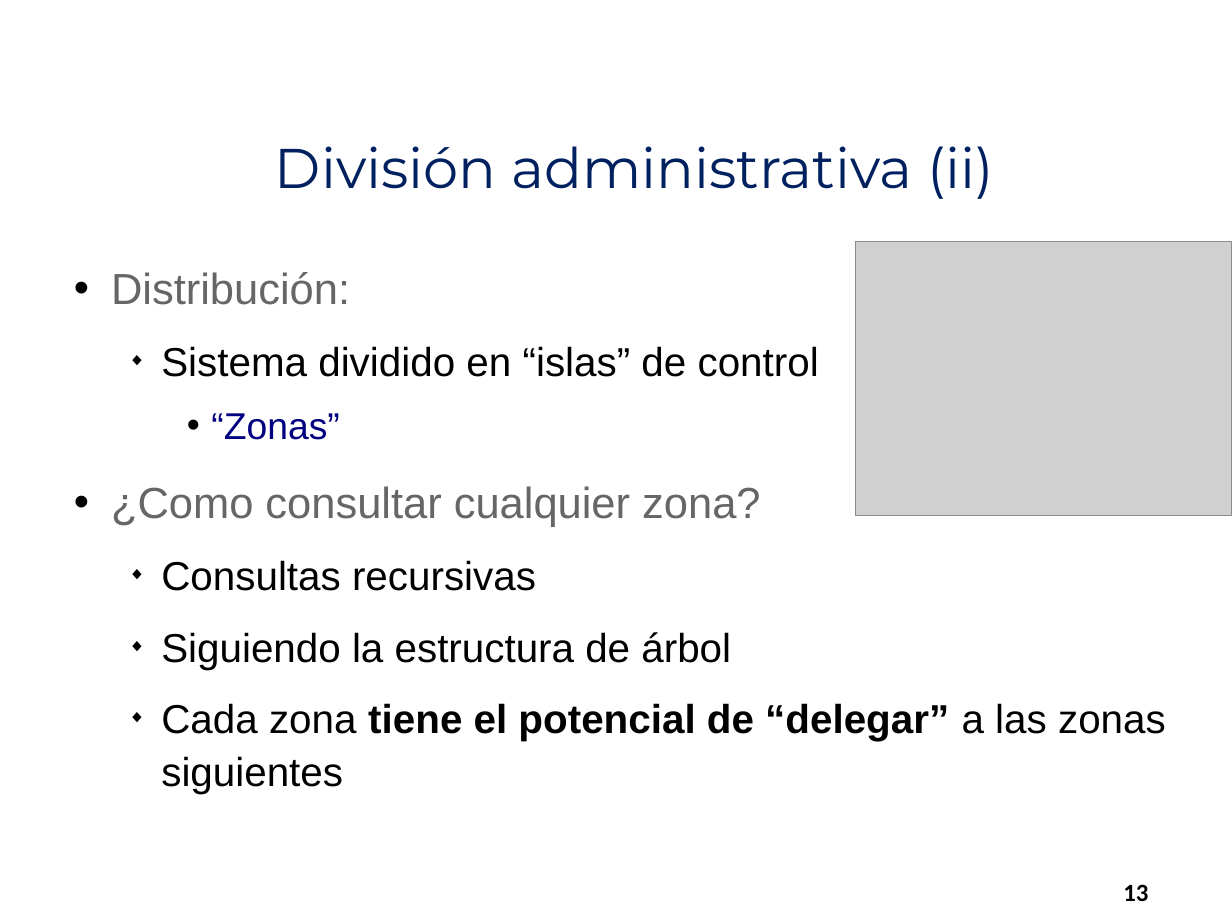
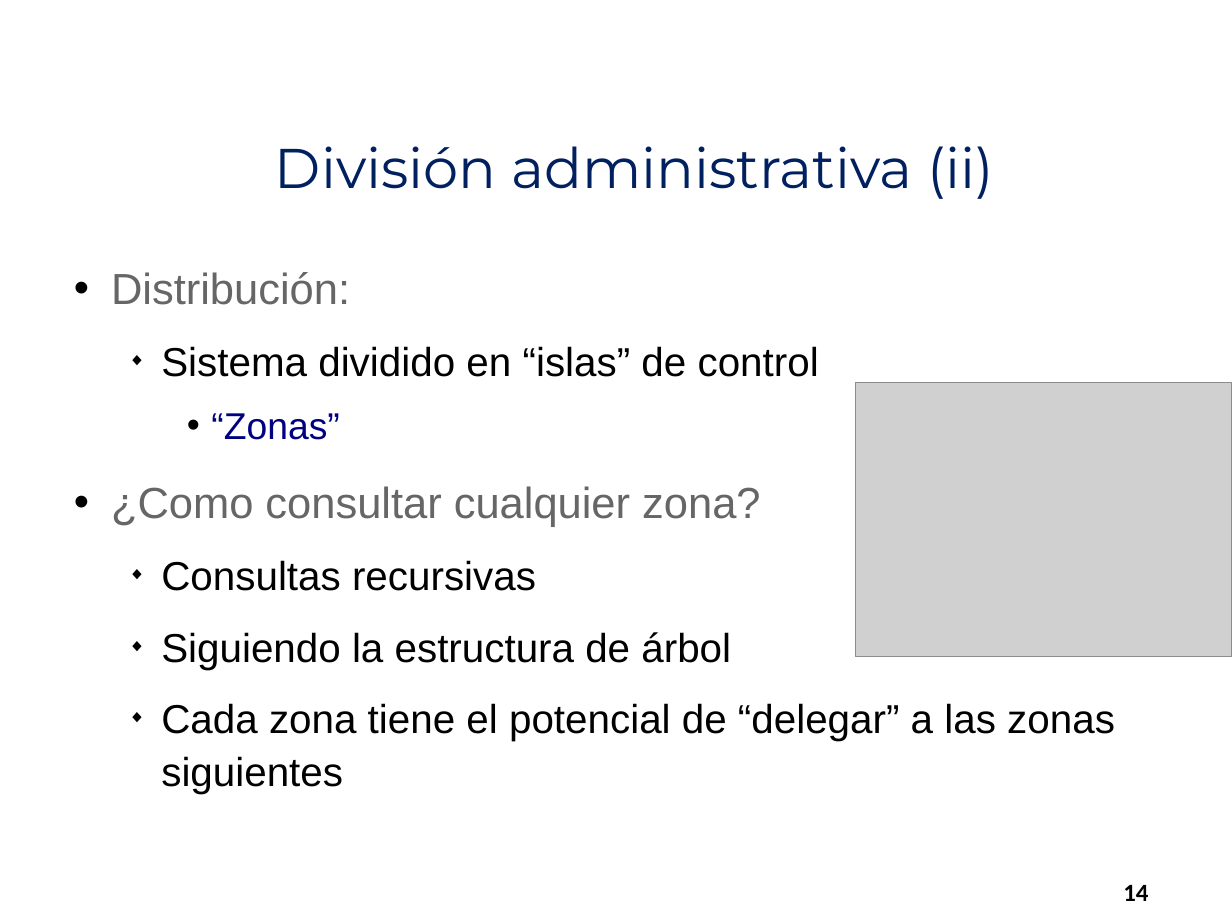
Before and after one commit to LACNIC/dns-handson-workshop, a slide deck: slide 14 of docs/dns-tutorial-lacnic-cap01-00.pptx (slide 13 before the commit). Drawn at 1232x924 pixels with LibreOffice and Linux fonts; fonts in the diff are those of the drawing; grey boxes stand for pictures; background and template pictures are left out. Boxes give left, top, right and bottom in pixels: in the first picture for what was removed or moved away, otherwise in the second. Text is boxed around its words. In the diff, an @@ line names an element or a change of style, - is before the commit and + after.

```diff
--- a/docs/dns-tutorial-lacnic-cap01-00.pptx
+++ b/docs/dns-tutorial-lacnic-cap01-00.pptx
@@ picture moved from (x1=855, y1=241, x2=1231, y2=515) to (x1=855, y1=382, x2=1231, y2=656) @@
@@ text at (x1=161, y1=703, x2=1115, y2=794): bold off in "tiene el potencial de “delegar”" @@
@@ page number at (x1=1123, y1=885, x2=1148, y2=901): text changed @@
-13
+14
```
Also in this commit, not shown: 2 other slides changed, 2 slides added.
